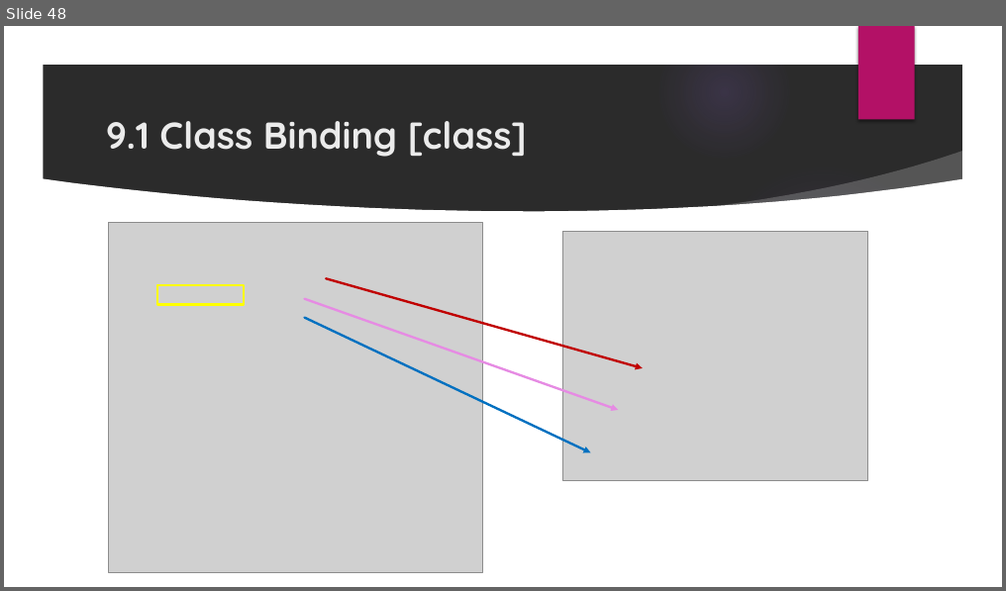
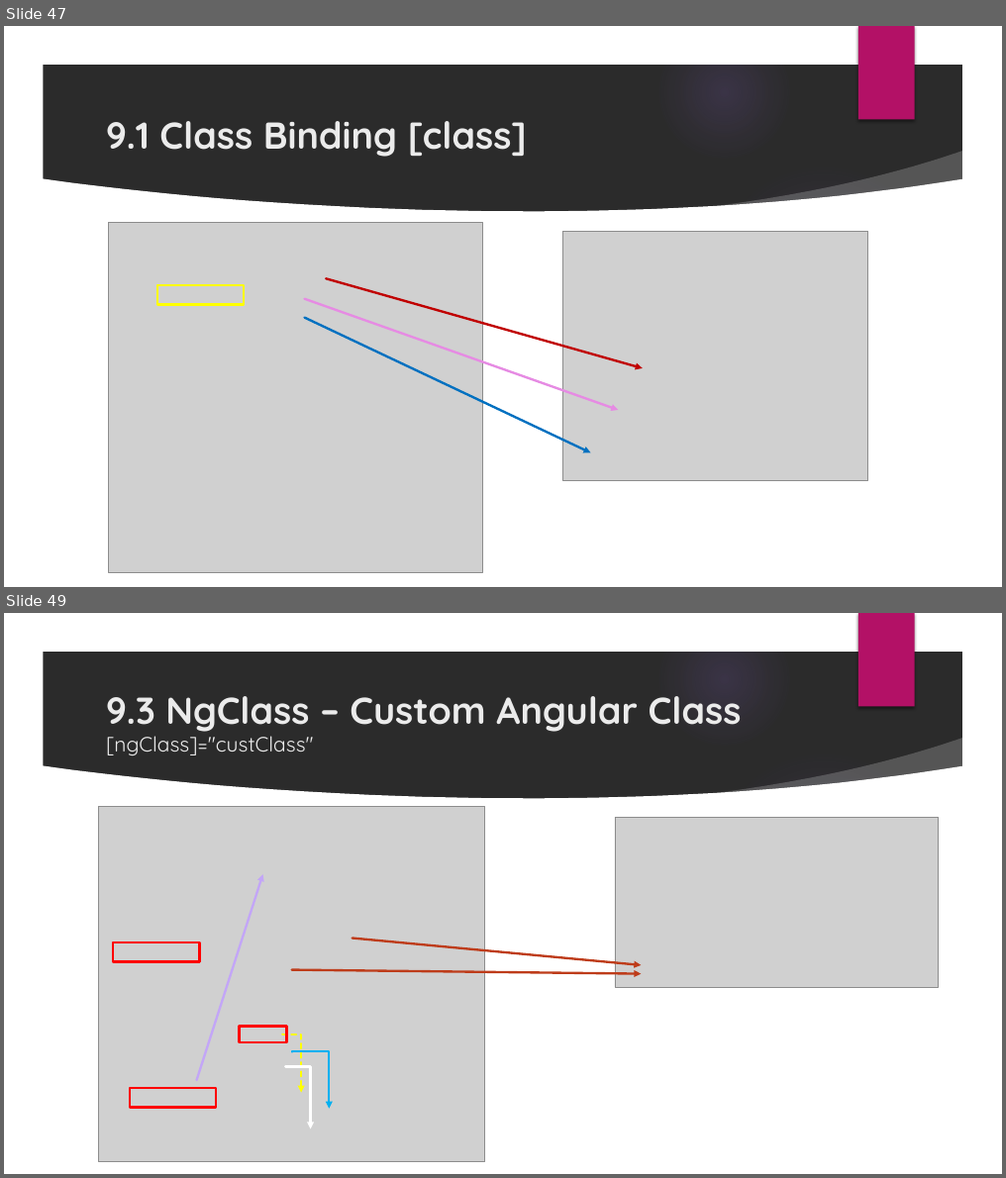
Before and after one commit to monicka2479/AngularSession, a slide deck: Angular Presentation.pptx. Shown one above the other, each under a label of ours: slide 48 before the commit, slides 47 and 49 after it; the slides between them are not shown. The pictures are 1006x591 and 1006x1178 pixels, drawn with LibreOffice and Linux fonts; fonts in the diff are those of the drawing; grey boxes stand for pictures; background and template pictures are left out; a plain dark background stands for a picture behind light text. Boxes give left, top, right and bottom in pixels: in the first picture for what was removed or moved away, otherwise in the second. Text is boxed around its words. In the diff, an @@ line names an element or a change of style, - is before the commit and + after.

Commit message:
Added Class Binding

```diff
--- a/Angular Presentation.pptx
+++ b/Angular Presentation.pptx
@@ slide 49 added at <box>4,613,1002,1174</box>, background picture (left out); not listed: 9 template elements that a slide beside it also shows @@
@@ title added at <box>106,696,742,756</box>, 36 pt, text #EBEBEB, bold @@
+9.3 NgClass – Custom Angular Class
+[ngClass]="custClass"
@@ picture added at <box>98,807,484,1162</box> @@
@@ picture added at <box>615,817,939,987</box> @@
@@ arrow added from (196, 1081) to (263, 874), #C3A6F7 2.25 pt @@
@@ arrow added from (352, 939) to (642, 965), #BE3C1A 2.25 pt @@
@@ rectangle added at <box>113,943,199,961</box>, outline #FF0000 2.25 pt @@
@@ arrow added from (291, 970) to (642, 973), #BE3C1A 2.25 pt @@
@@ rectangle added at <box>239,1026,286,1043</box>, outline #FF0000 2.25 pt @@
@@ elbow arrow added from (282, 1035) to (301, 1093), #FFFF00 2.25 pt dashed @@
@@ elbow arrow added from (292, 1053) to (329, 1109), #00B0F0 2.25 pt @@
@@ elbow arrow added from (285, 1066) to (310, 1130), #FFFFFF 2.25 pt @@
@@ rectangle added at <box>130,1088,216,1108</box>, outline #FF0000 2.25 pt @@
@@ what was slide 48 is now slide 47 @@
```
Also in this commit, not shown: 1 slide changed, 1 slide removed.
